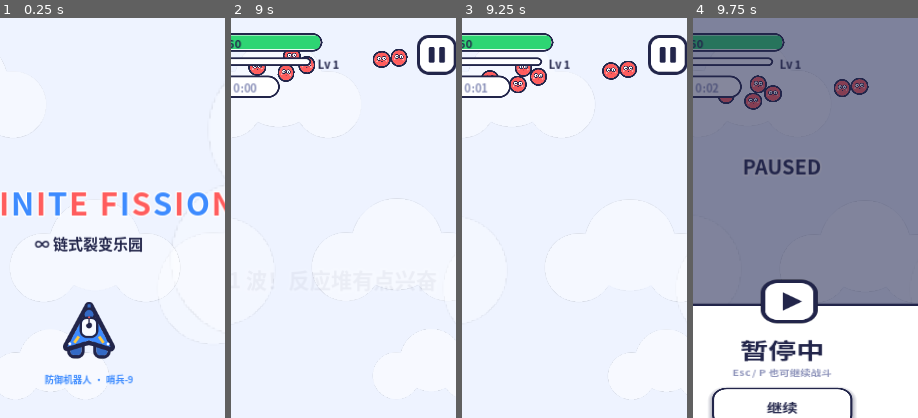
Above: before the commit, frames 1-4 (left to right).
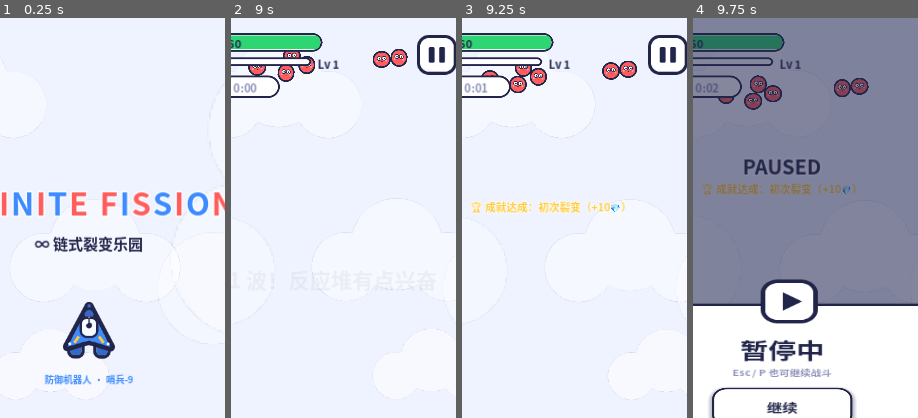
Above: after the commit, the same moments.

Repository: Genmer/Infinite-Fission
Game: Godot game, scene res://scenes/main.tscn
Two runs of this game, one before a commit and one after it. Both use one fixed random seed, a clock stepped at 60 frames per second and the inputs below.
Inputs (mouse positions are % of the whole screen's width and height, from its top left):
- Up to frame 1 (0.25 s): no input
- Up to frame 2 (9 s): click "出发！" at 0.5 s; click "图鉴 0/56" at 1.25 s; click "成就 0/11" at 2 s; click "记录" at 2.75 s; click "角色" at 3.5 s; click "养成 0💎" at 4.25 s; click "出发" at 5 s; click "技能" at 5.75 s; tap Enter at 6.5 s; move the mouse to (72, 45) at 6.52 s; tap P at 6.6 s; click (72, 45) at 6.67 s; click "重新开始" at 7.25 s; click "技能" at 8 s; drag from (30, 55) to (93, 22) at 8.77 s
- Up to frame 3 (9.25 s): no input
- Up to frame 4 (9.75 s): move the mouse to (60, 28) at 9.52 s; tap P at 9.6 s; click (60, 28) at 9.67 s
The pictures show only the part of the screen within x 30-80%, y 0-50%; the shares and areas given below are measured in that part.

Frames 1-2 are identical in both runs. In frame 3, 1.2% of the frame differs, in the area x 3-73%, y 45-49%; in frame 4, 0.9%.
Error before the commit: Invalid access to property or key 'achievements_changed' on a base object of type 'Node (event_bus.gd)'. (res://scripts/ui/hud.gd:65)

Commit message:
fix: achievements toast subscribes Meta (signal lives on MetaManager, not EventBus)

Diff:
--- a/scripts/ui/hud.gd
+++ b/scripts/ui/hud.gd
@@ -62,7 +62,7 @@
 	EventBus.state_changed.connect(_on_state_changed)
 	EventBus.damage_resolved.connect(_on_damage_resolved)
 	EventBus.boss_spawned.connect(_on_boss_banner)
-	EventBus.achievements_changed.connect(_on_achievement_toast)
+	Meta.achievements_changed.connect(_on_achievement_toast)   # 信号在 Meta（非 EventBus）
 	EventBus.card_chosen.connect(_on_card_chosen_build)
 
 
